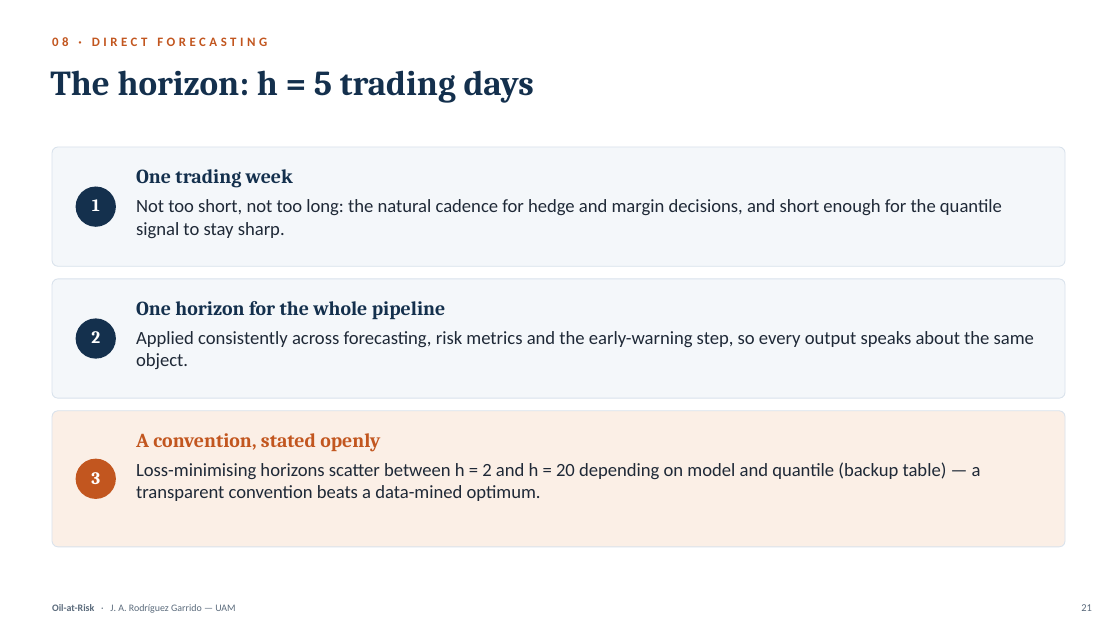
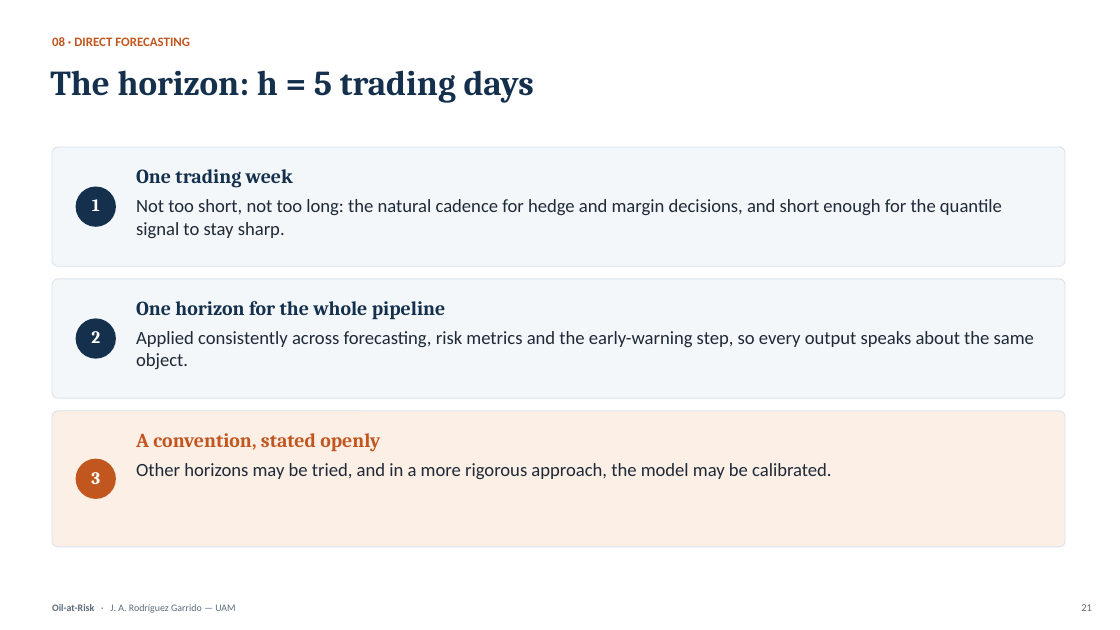
Before and after one commit to Alejandro-bot-one/Oil-at-Risk, a slide deck: slide 19 of deliverable/presentation/Oil-at-Risk_Defense.pptx (slide 21 before the commit). Drawn at 1120x630 pixels with LibreOffice and Linux fonts; fonts in the diff are those of the drawing. Boxes give left, top, right and bottom in pixels: in the first picture for what was removed or moved away, otherwise in the second. Text is boxed around its words. In the diff, an @@ line names an element or a change of style, - is before the commit and + after.

```diff
--- a/deliverable/presentation/Oil-at-Risk_Defense.pptx
+++ b/deliverable/presentation/Oil-at-Risk_Defense.pptx
@@ text "08 · DIRECT FORECASTING" at bbox=[52, 37, 190, 46]: letter spacing 3 to 0 pt @@
@@ text at bbox=[136, 463, 832, 479]: text changed @@
-Loss-minimising horizons scatter between h = 2 and h = 20 depending on model and quantile (backup table) — a transparent convention beats a data-mined optimum.
+Other horizons may be tried, and in a more rigorous approach, the model may be calibrated.
```
Also in this commit, not shown: 63 other slides changed, 5 slides added, 1 slide removed, 10 other files.
